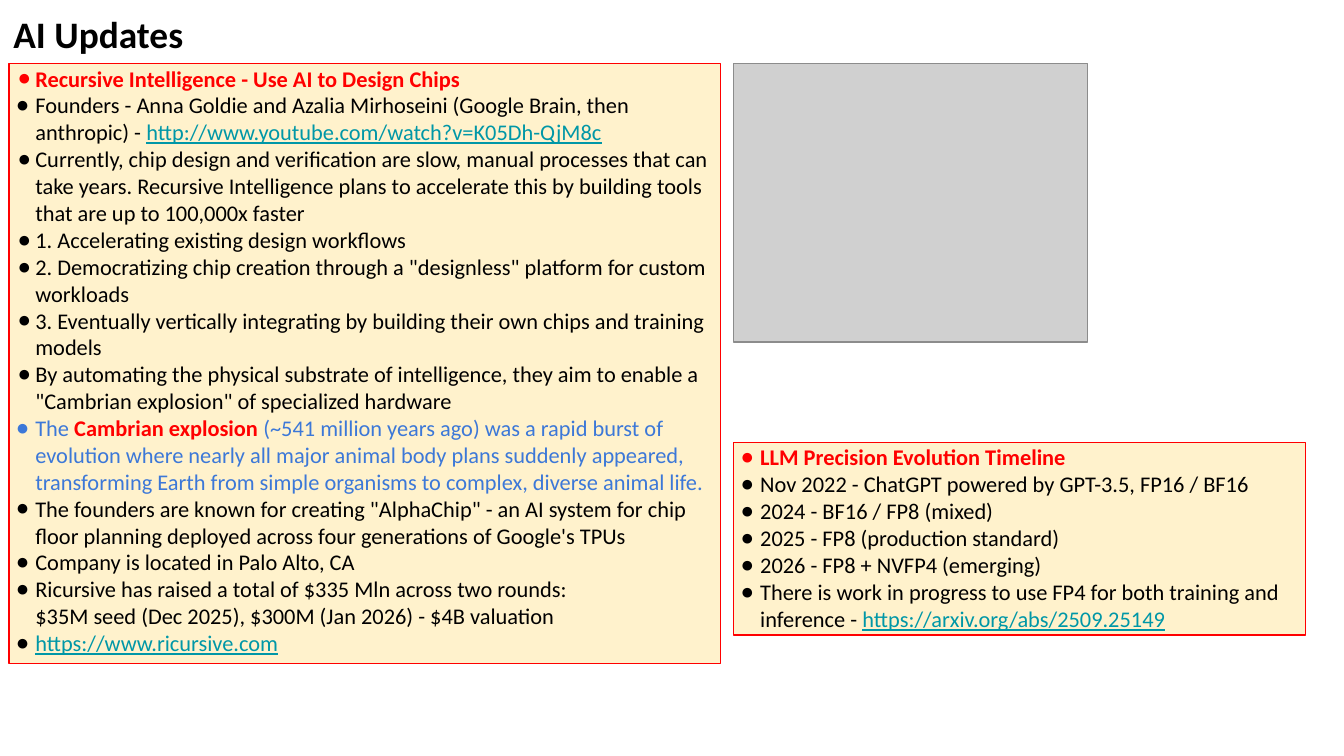
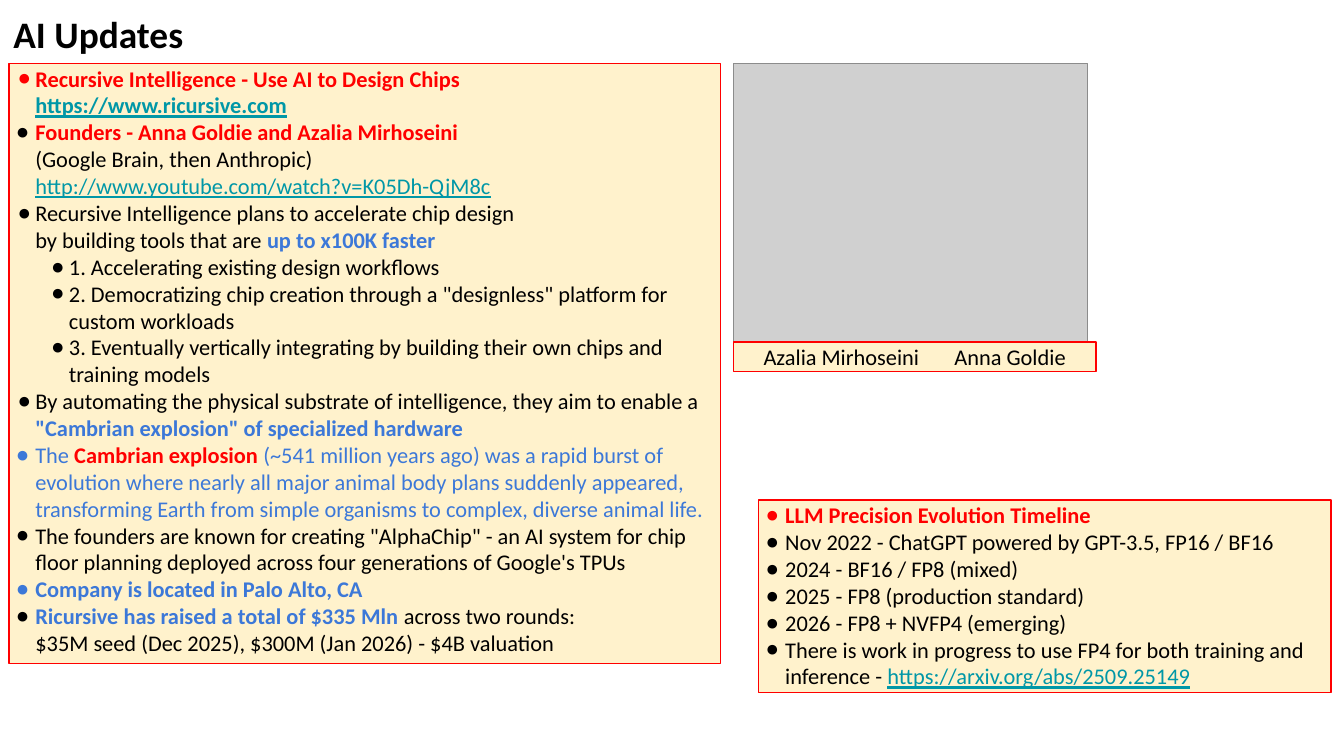
Before and after one commit to lselector/seminar, a slide deck: slide 21 of 2026/2026-05-22-AI-Updates.pptx (slide 20 before the commit). Drawn at 1344x756 pixels with LibreOffice and Linux fonts; fonts in the diff are those of the drawing; grey boxes stand for pictures. Boxes give left, top, right and bottom in pixels: in the first picture for what was removed or moved away, otherwise in the second. Text is boxed around its words. In the diff, an @@ line names an element or a change of style, - is before the commit and + after.

```diff
--- a/2026/2026-05-22-AI-Updates.pptx
+++ b/2026/2026-05-22-AI-Updates.pptx
@@ text in rectangle at <box>35,71,514,252</box>: text changed @@
-● Recursive Intelligence - Use AI to Design Chips
-● Founders - Anna Goldie and Azalia Mirhoseini (Google Brain, then anthropic) - http://www.youtube.com/watch?v=K05Dh-QjM8c
-● Currently, chip design and verification are slow, manual processes that can take years. Recursive Intelligence plans to accelerate this by building tools that are up to 100,000x faster
+● Recursive Intelligence - Use AI to Design Chips
+  https://www.ricursive.com
+● Founders - Anna Goldie and Azalia Mirhoseini
+  (Google Brain, then Anthropic)
+  http://www.youtube.com/watch?v=K05Dh-QjM8c
+● Recursive Intelligence plans to accelerate chip design
+  by building tools that are up to x100K faster
@@ text in rectangle at <box>35,259,698,654</box>: text colour #000000 to #3C78D8, bold on in ""Cambrian explosion" of specialized hardware", "Company is located in Palo Alto, CA", "Ricursive has raised a total of $335 ..."; indent changed; bullet colour #000000 to #3C78D8 @@
@@ rectangle added at <box>734,341,1097,371</box>, fill #FFF2CC, outline #FF0000 0.75 pt, 12 pt, text #000000 @@
+Azalia Mirhoseini Anna Goldie
@@ rectangle "LLM Precision Evolution Timeline": place and size @@
-rectangle "LLM Precision Evolution Timeline" at <box>734,442,1306,634</box>
+rectangle "LLM Precision Evolution Timeline" at <box>759,500,1332,692</box>
@@ text in rectangle at <box>35,635,278,655</box>: paragraph removed @@
-● https://www.ricursive.com
```
Also in this commit, not shown: 20 other slides changed, 2 slides added, 1 slide removed.
